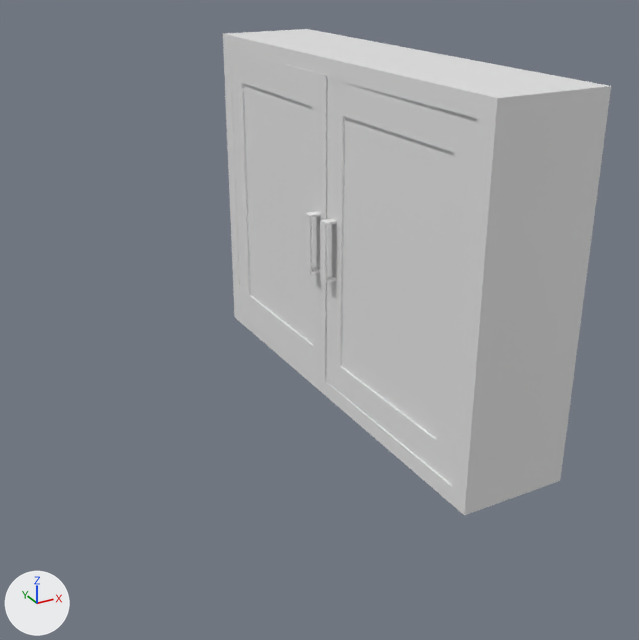
The Blender file Cupboards/Cupboard_Top.blend: old version first, new version second.
Rendered twice from a camera (50 mm lens) standing at (-0.893, -1.779, 0.554) and looking at (-0.046, -0.24, -0.216). The axes (+X, +Y, +Z) are drawn at lower left. The lights are the same throughout.

Script lines for the objects in view, before the commit:
```python
me_left_top_door_001 = bpy.data.meshes.new('Left_Top_Door.001')
me_left_top_door_001.from_pydata(...)  # 40 vertices, 34 faces; spans x -0.031..0.008, y -0.505..0.0, z -0.365..0.365
me_left_top_door_001.materials.append(None)
me_right_top_door_001 = bpy.data.meshes.new('Right_Top_Door.001')
me_right_top_door_001.from_pydata(...)  # 40 vertices, 34 faces; spans x -0.034..0.005, y 0.0..0.505, z -0.365..0.365
me_right_top_door_001.materials.append(None)
me_top_cupbosrd_001 = bpy.data.meshes.new('Top_Cupbosrd.001')
me_top_cupbosrd_001.from_pydata(...)  # 72 vertices, 70 faces; spans x -0.088..0.159, y -0.552..0.552, z -0.414..0.386
me_top_cupbosrd_001.materials.append(None)
ob_cupboard_top = bpy.data.objects.new('Cupboard_Top', me_top_cupbosrd_001)
ob_cupboard_top.location = (0.132, -0.11, -0.075)
ob_door_left_top = bpy.data.objects.new('Door_Left_Top', me_left_top_door_001)
ob_door_left_top.location = (0.049, 0.396, -0.089)
ob_door_left_top.rotation_euler = (0.0, 0.0, -0.00873)  # degrees (0, 0, -0.5)
ob_door_top_right = bpy.data.objects.new('Door_Top_Right', me_right_top_door_001)
ob_door_top_right.location = (0.054, -0.616, -0.089)
ob_door_top_right.rotation_euler = (0.0, 0.0, 0.00873)  # degrees (0, 0, 0.5)
```
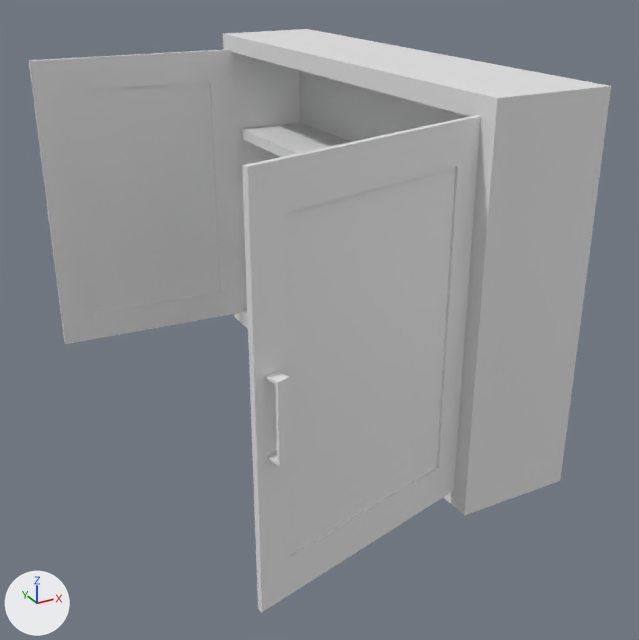
The change, as a list of edits to the scene's bpy script:
```text
Change ob_door_left_top:
    ob_door_left_top.rotation_euler: (0.0, 0.0, -0.00873) -> (0.0, 0.0, -1.636)  # degrees (0, 0, -0.5) -> degrees (0, 0, -94)
Change ob_door_top_right:
    ob_door_top_right.rotation_euler: (0.0, 0.0, 0.00873) -> (0.0, 0.0, 1.83)  # degrees (0, 0, 0.5) -> degrees (0, 0, 105)
```

Changed parts and their boxes [x1, y1, x2, y2] in the pictures (639 x 640 px):
'Door_Top_Right', turned
    before: [320, 78, 477, 484]
    after: [242, 115, 481, 612]
'Door_Left_Top', turned
    before: [231, 50, 328, 384]
    after: [29, 49, 243, 344]
